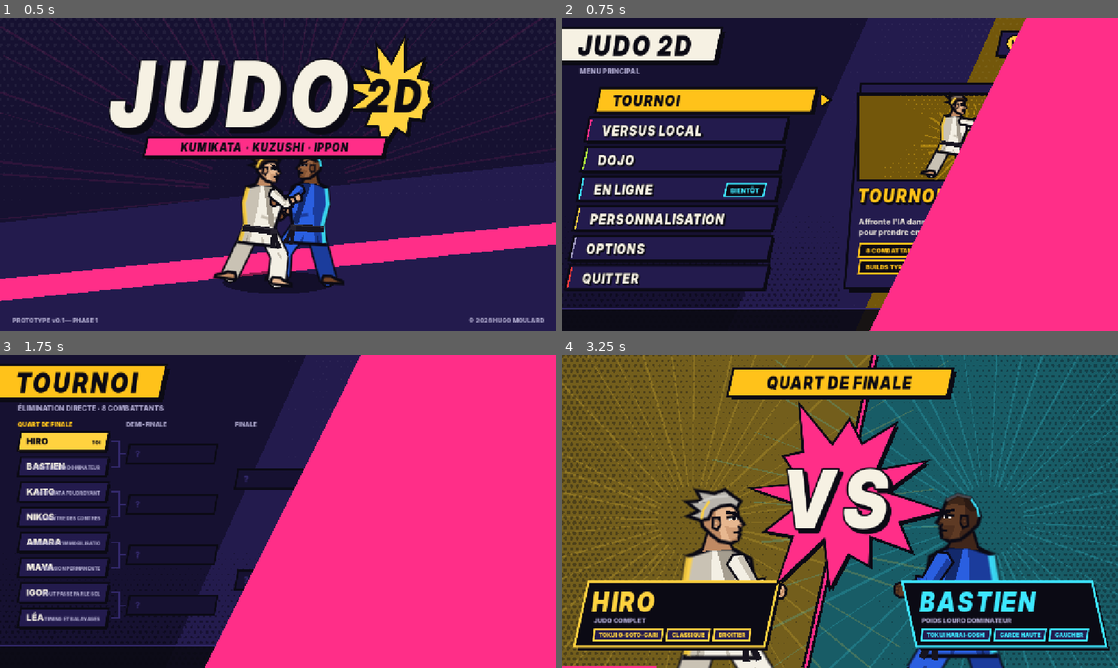
Above: before the commit, frames 1-4 (two rows, left to right).
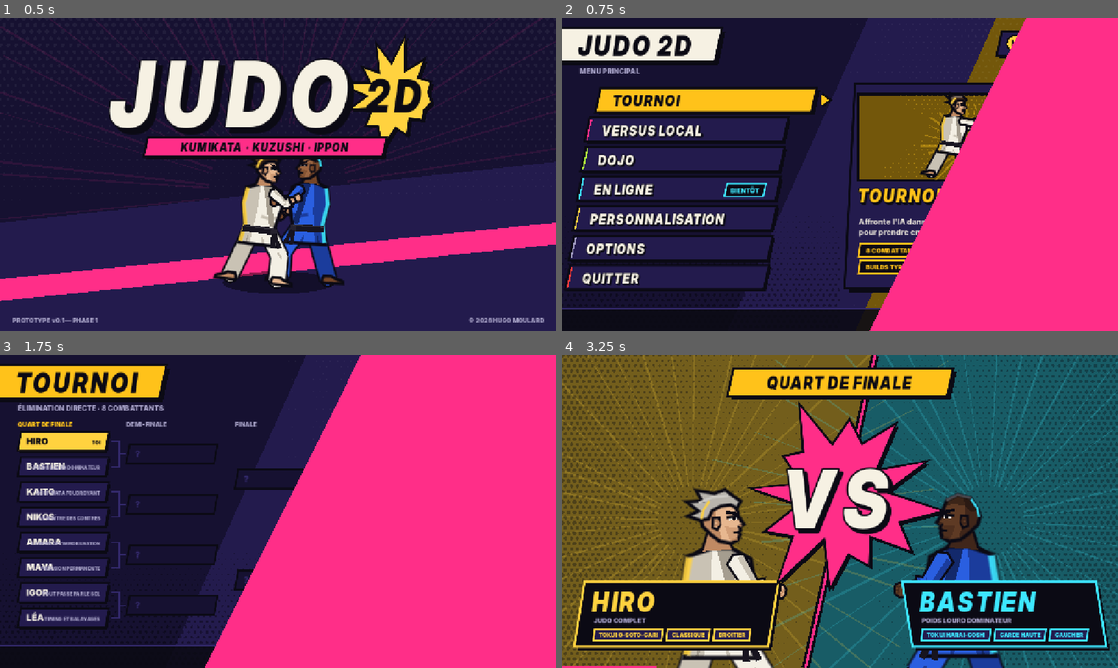
Above: after the commit, the same moments.

Repository: Atsug0/Judo-2d
Game: Godot game, scene res://scenes/main.tscn
Two runs of this game, one before a commit and one after it. Both use one fixed random seed, a clock stepped at 60 frames per second and the inputs below.
Inputs (mouse positions are in pixels of both pictures, inside the frame that each line leads up to):
- Up to frame 1 (0.5 s): no input
- Up to frame 2 (0.75 s): tap Enter (ui_accept) at 0.5 s; move the mouse to (962, 158) at 0.52 s; hold Right from 0.53 s (still down); tap P at 0.6 s; click (962, 158) at 0.67 s
- Up to frame 3 (1.75 s): tap Enter (ui_accept) at 0.77, 1.52 s; move the mouse to (166, 527) at 1.27 s; release Right at 1.28 s; hold Down from 1.28 s (still down); tap R at 1.35 s
- Up to frame 4 (3.25 s): move the mouse to (895, 442) at 2.02 s; release Down at 2.03 s; hold Right 2.03-2.78 s; tap X at 2.1 s; tap Enter (ui_accept) at 2.75, 3.02 s; move the mouse to (812, 574) at 2.77 s; hold Up from 2.78 s (still down); tap P at 2.85 s; click (812, 574) at 2.92 s

Frame 1 is identical in both runs. In frame 2, 0.4% of the frame differs, in the area x 50-54%, y 20-84%; in frame 3, less than 0.1%; in frame 4, 0.7%, in the area x 2-99%, y 71-95%.

Commit message:
Textes : ajustement automatique à la largeur, inclinaison des grands panneaux plafonnée, cartes du dojo à hauteur dynamique, script de captures de contrôle
Co-Authored-By: Claude Opus 5.5 <noreply@anthropic.com>
Claude-Session: https://claude.ai/code/session_01RZLHPCpVQsnYqAEwAQHQd7

Diff:
--- a/scripts/dojo/dojo_session.gd
+++ b/scripts/dojo/dojo_session.gd
@@ -575,18 +575,20 @@
 ## Carte d'introduction de la leçon (au centre).
 func _draw_intro(ci: CanvasItem) -> void:
 	var t = clampf(phase_t / 14.0, 0.0, 1.0)
-	var r = Rect2(240, 190 + (1.0 - t) * 40.0, 800, 300)
+	var intro_lines = Rich.layout(lesson.intro, 690, 19)
+	var hgt = 200.0 + intro_lines.size() * 26.0
+	var r = Rect2(240, clampf(340.0 - hgt * 0.5, 110.0, 300.0) + (1.0 - t) * 40.0, 800, hgt)
 	ci.draw_rect(Rect2(0, 0, W, H), Color(0.04, 0.03, 0.1, 0.45 * t))
 	Style.panel(ci, r, Style.NIGHT_2, Style.GOOD, 4.0, 8.0)
 	var cat_name = ""
 	for c in Lessons.CATEGORIES:
 		if c.id == lesson.cat:
 			cat_name = c.name
-	Style.label(ci, r.position + Vector2(48, 40), "DOJO · %s" % cat_name, 15, Style.GOOD, "black")
-	Style.text(ci, r.position + Vector2(44, 96), String(lesson.title).to_upper(), 46, Style.PAPER, "display")
-	Rich.draw(ci, r.position + Vector2(48, 140), lesson.intro, 680, 19, Style.PAPER)
+	Style.label(ci, r.position + Vector2(48, 40), "DOJO · %s" % cat_name, 15, Style.GOOD, "black", HORIZONTAL_ALIGNMENT_LEFT, 690)
+	Style.text(ci, r.position + Vector2(44, 96), String(lesson.title).to_upper(), 46, Style.PAPER, "display", HORIZONTAL_ALIGNMENT_LEFT, 700)
+	Rich.draw_lines(ci, r.position + Vector2(48, 140), intro_lines, 19, Style.PAPER, 26.0)
 	Style.label(ci, Vector2(r.position.x + 48, r.end.y - 26), "%d ÉTAPES" % lesson.steps.size(), 14, Style.MUTED, "black")
-	var hx = r.end.x - 230
+	var hx = r.end.x - 250
 	Style.pad_button(ci, Vector2(hx, r.end.y - 31), "A", 13.0)
 	Style.label(ci, Vector2(hx + 22, r.end.y - 25), "COMMENCER", 16, Style.PAPER, "black")
 	Style.pad_button(ci, Vector2(hx + 150, r.end.y - 31), "B", 13.0)
@@ -599,8 +601,9 @@
 	var x = 24.0
 	var y = 200.0
 	var w = 440.0
-	var lines = Rich.layout(st.text, w - 48, 19)
-	var tip_lines: Array = Rich.layout(st.tip, w - 48, 15) if st.tip != "" else []
+	var tw = w - 76.0  # marge gauche + coin incliné à droite
+	var lines = Rich.layout(st.text, tw, 19)
+	var tip_lines: Array = Rich.layout(st.tip, tw, 15) if st.tip != "" else []
 	var hgt = 96.0 + lines.size() * 26.0 + (tip_lines.size() * 20.0 + 14.0 if not tip_lines.is_empty() else 0.0)
 	if int(st.count) > 1:
 		hgt += 30.0
@@ -608,8 +611,8 @@
 		hgt += 22.0
 	var r = Rect2(x, y, w, hgt)
 	Style.panel(ci, r, Color(Style.NIGHT_2, 0.94), Style.GOOD if phase == "success" else Style.P1, 4.0, 6.0)
-	Style.label(ci, Vector2(x + 30, y + 26), "ÉTAPE %d / %d  ·  %s" % [step_i + 1, lesson.steps.size(), String(lesson.title).to_upper()], 13, Style.MUTED, "black")
-	Style.text(ci, Vector2(x + 26, y + 62), String(st.title).to_upper(), 30, Style.P1, "display")
+	Style.label(ci, Vector2(x + 30, y + 26), "ÉTAPE %d / %d  ·  %s" % [step_i + 1, lesson.steps.size(), String(lesson.title).to_upper()], 13, Style.MUTED, "black", HORIZONTAL_ALIGNMENT_LEFT, tw)
+	Style.text(ci, Vector2(x + 26, y + 62), String(st.title).to_upper(), 30, Style.P1, "display", HORIZONTAL_ALIGNMENT_LEFT, tw)
 	var yy = y + 92.0
 	Rich.draw_lines(ci, Vector2(x + 30, yy), lines, 19, Style.PAPER, 26.0)
 	yy += lines.size() * 26.0
@@ -624,7 +627,7 @@
 		yy += 22.0
 	if not tip_lines.is_empty():
 		yy += 8.0
-		ci.draw_line(Vector2(x + 30, yy), Vector2(x + w - 40, yy), Style.NIGHT_3, 2.0)
+		ci.draw_line(Vector2(x + 30, yy), Vector2(x + w - 50, yy), Style.NIGHT_3, 2.0)
 		Rich.draw_lines(ci, Vector2(x + 30, yy + 20), tip_lines, 15, Style.MUTED, 20.0)
 
 
@@ -642,10 +645,10 @@
 	ci.draw_rect(Rect2(0, 0, W, H), Color(0.04, 0.03, 0.1, 0.55 * t))
 	var r = Rect2(300, 200, 680, 250)
 	Style.panel(ci, r, Style.GOOD, Style.INK, 5.0, 10.0)
-	Style.text(ci, Vector2(r.position.x, r.position.y + 92), "LEÇON TERMINÉE", 60, Style.INK, "display", HORIZONTAL_ALIGNMENT_CENTER, r.size.x, 2, -1.0)
-	Style.label(ci, Vector2(r.position.x, r.position.y + 132), String(lesson.title).to_upper(), 20, Style.INK, "black", HORIZONTAL_ALIGNMENT_CENTER, r.size.x)
+	Style.text(ci, Vector2(r.position.x + 30, r.position.y + 92), "LEÇON TERMINÉE", 60, Style.INK, "display", HORIZONTAL_ALIGNMENT_CENTER, r.size.x - 60, 2, -1.0)
+	Style.label(ci, Vector2(r.position.x + 30, r.position.y + 132), String(lesson.title).to_upper(), 20, Style.INK, "black", HORIZONTAL_ALIGNMENT_CENTER, r.size.x - 60)
 	var items = [["A", "LEÇON SUIVANTE"], ["X", "RECOMMENCER"], ["B", "DOJO"]]
-	var x = r.position.x + 70
+	var x = r.position.x + 60
 	for it in items:
 		Style.pad_button(ci, Vector2(x, r.end.y - 50), it[0], 14.0)
 		Style.label(ci, Vector2(x + 24, r.end.y - 43), it[1], 18, Style.INK, "black")
@@ -653,11 +656,11 @@
 
 
 func _draw_training_card(ci: CanvasItem) -> void:
-	var r = Rect2(24, 200, 360, 96)
+	var r = Rect2(24, 200, 380, 100)
 	Style.panel(ci, r, Color(Style.NIGHT_2, 0.9), Style.GOOD, 3.0, 5.0)
 	Style.label(ci, Vector2(r.position.x + 28, r.position.y + 28), "PARTENAIRE", 13, Style.MUTED, "black")
-	Style.text(ci, Vector2(r.position.x + 26, r.position.y + 60), Partner.NAMES.get(partner.mode, partner.mode).to_upper(), 24, Style.GOOD, "display")
-	Rich.draw(ci, Vector2(r.position.x + 28, r.position.y + 84), "Pause : réglages · View : replacer", 320, 13, Style.MUTED)
+	Style.text(ci, Vector2(r.position.x + 26, r.position.y + 60), Partner.NAMES.get(partner.mode, partner.mode).to_upper(), 24, Style.GOOD, "display", HORIZONTAL_ALIGNMENT_LEFT, r.size.x - 70)
+	Style.label(ci, Vector2(r.position.x + 28, r.position.y + 86), "Pause : réglages · View : replacer", 13, Style.MUTED, "bold", HORIZONTAL_ALIGNMENT_LEFT, r.size.x - 70)
 
 
 ## Données d'entraînement (à droite) : kuzushi du partenaire, réaction, et ce que donne chaque bouton.
@@ -681,18 +684,18 @@
 	elif u.follow_t > 0:
 		react_txt = "IL SUIT → balaye son pied"
 	if react_txt != "":
-		Style.label(ci, Vector2(x + 26, y + 130), react_txt, 13, Style.GOLD, "black")
+		Style.label(ci, Vector2(x + 30, y + 130), react_txt, 13, Style.GOLD, "black", HORIZONTAL_ALIGNMENT_LEFT, 360)
 	# boutons
 	var bx = x + 26
 	for k in Readout.BUTTONS.size():
 		var pr = Readout.predict(sim, 0, Readout.BUTTONS[k][1])
 		var yy2 = y + 146 + k * 22
 		Style.pad_button(ci, Vector2(bx + 10, yy2 + 8), Readout.BUTTONS[k][0], 10.0)
-		Style.label(ci, Vector2(bx + 30, yy2 + 13), String(pr.name).to_upper(), 13, Style.PAPER, "black")
+		Style.label(ci, Vector2(bx + 30, yy2 + 13), String(pr.name).to_upper(), 13, Style.PAPER, "black", HORIZONTAL_ALIGNMENT_LEFT, 160)
 		var oc = Readout.outcome_label(pr.outcome)
 		if pr.counter_risk and pr.outcome in ["stoppe", "expose"]:
 			oc += " · CONTRE !"
-		Style.label(ci, Vector2(x + 220, yy2 + 13), oc, 13, Readout.outcome_color(pr.outcome), "black")
+		Style.label(ci, Vector2(x + 220, yy2 + 13), oc, 13, Readout.outcome_color(pr.outcome), "black", HORIZONTAL_ALIGNMENT_LEFT, 170)
 
 
 ## Affichage des entrées (bas gauche) : manette en direct + historique.
--- a/scripts/screens/customize_screen.gd
+++ b/scripts/screens/customize_screen.gd
@@ -3,6 +3,7 @@
 ## techniques (15 points), garde et style, profil physique. Plusieurs judokas par joueur.
 
 const Style := preload("res://scripts/ui/style.gd")
+const Rich := preload("res://scripts/ui/rich.gd")
 const Art := preload("res://scripts/view/fighter_art.gd")
 const Build := preload("res://scripts/build.gd")
 
@@ -434,7 +435,7 @@
 		Style.label(self, Vector2(r.position.x, r.position.y + 250), "← → pour choisir une technique", 18, Style.MUTED, "bold", HORIZONTAL_ALIGNMENT_CENTER, r.size.x)
 		return
 	var x0 = r.position.x + 36
-	Style.text(self, Vector2(x0, r.position.y + 66), e.name.to_upper(), 46, Style.P1, "display")
+	Style.text(self, Vector2(x0, r.position.y + 66), e.name.to_upper(), 46, Style.P1, "display", HORIZONTAL_ALIGNMENT_LEFT, r.size.x - 72)
 	# puces : famille, jouable, tokui
 	var cx = x0
 	var chips = [[e.family.to_upper(), Style.PAPER]]
@@ -465,7 +466,7 @@
 	var gy = r.position.y + 330
 	draw_line(Vector2(x0, gy), Vector2(r.end.x - 40, gy), Style.NIGHT_3, 2.0)
 	Style.label(self, Vector2(x0, gy + 32), "GARDE FAVORABLE", 13, Style.MUTED, "black")
-	Style.label(self, Vector2(x0, gy + 58), e.garde, 20, Style.PAPER, "bold")
+	Rich.draw(self, Vector2(x0, gy + 56), String(e.garde), r.size.x - 240, 18, Style.PAPER)
 	# coût
 	var cr2 = Rect2(r.end.x - 170, r.end.y - 76, 130, 52)
 	Style.panel(self, cr2, Style.P1, Style.INK, 4.0, 6.0)
--- a/scripts/screens/dojo_screen.gd
+++ b/scripts/screens/dojo_screen.gd
@@ -91,7 +91,7 @@
 		var fill = Style.GOOD if sel and focus == 0 else (Style.NIGHT_3 if sel else Style.NIGHT_2)
 		Style.panel(self, r, fill, Style.INK, 4.0, 6.0)
 		var tcol = Style.INK if sel and focus == 0 else Style.PAPER
-		Style.text(self, Vector2(r.position.x + 30, r.position.y + 39), cats[k].name, 26, tcol, "display", HORIZONTAL_ALIGNMENT_LEFT, -1, 3, 0.0)
+		Style.text(self, Vector2(r.position.x + 30, r.position.y + 39), cats[k].name, 26, tcol, "display", HORIZONTAL_ALIGNMENT_LEFT, 230, 3, 0.0)
 		if cats[k].id != "training":
 			var ls = Lessons.in_category(cats[k].id)
 			var ids = ls.map(func(l): return l.id)
@@ -112,7 +112,7 @@
 			Style.panel(self, r2, Style.P1 if sel2 else Style.NIGHT_2, Style.INK, 3.0, 4.0)
 			var done2 = Progress.is_done(list[k].id)
 			Style.label(self, Vector2(r2.position.x + 24, r2.position.y + 28), "%02d" % (k + 1), 15, Style.INK if sel2 else Style.MUTED, "black")
-			Style.label(self, Vector2(r2.position.x + 62, r2.position.y + 28), String(list[k].title).to_upper(), 17, Style.INK if sel2 else Style.PAPER, "black")
+			Style.label(self, Vector2(r2.position.x + 62, r2.position.y + 28), String(list[k].title).to_upper(), 17, Style.INK if sel2 else Style.PAPER, "black", HORIZONTAL_ALIGNMENT_LEFT, 270)
 			if done2:
 				var c = Vector2(r2.end.x - 30, r2.position.y + 21)
 				draw_circle(c, 11.0, Style.INK)
@@ -124,13 +124,24 @@
 			var dr = Rect2(810, 168, 440, 446)
 			Style.panel(self, dr, Style.NIGHT_2, Style.GOOD, 4.0, 8.0)
 			Style.label(self, dr.position + Vector2(34, 36), cats[cat_i].name, 14, Style.GOOD, "black")
-			Style.text(self, dr.position + Vector2(30, 82), String(l.title).to_upper(), 34, Style.PAPER, "display")
-			var hh = Rich.draw(self, dr.position + Vector2(34, 122), l.intro, 380, 16, Style.PAPER)
-			var sy = dr.position.y + 140 + hh
-			Style.label(self, Vector2(dr.position.x + 34, sy), "ÉTAPES", 13, Style.MUTED, "black")
-			for k in mini(l.steps.size(), 5):
-				Style.label(self, Vector2(dr.position.x + 34, sy + 24 + k * 22), "%d · %s" % [k + 1, l.steps[k].title], 15, Style.PAPER, "bold")
-	Style.label(self, Vector2(400, 650), cats[cat_i].desc, 15, Style.MUTED, "bold", HORIZONTAL_ALIGNMENT_LEFT, 840)
+			Style.text(self, dr.position + Vector2(30, 82), String(l.title).to_upper(), 34, Style.PAPER, "display", HORIZONTAL_ALIGNMENT_LEFT, 370)
+			var lines = Rich.layout(l.intro, 360, 16)
+			var max_lines = 11
+			if lines.size() > max_lines:
+				lines = lines.slice(0, max_lines)
+			Rich.draw_lines(self, dr.position + Vector2(34, 122), lines, 16, Style.PAPER, 22.0)
+			var sy = dr.position.y + 132 + lines.size() * 22.0
+			var room = int((dr.end.y - 24 - sy - 24) / 22.0)
+			if room > 0:
+				Style.label(self, Vector2(dr.position.x + 34, sy), "ÉTAPES", 13, Style.MUTED, "black")
+				var n = mini(l.steps.size(), room)
+				for k in n:
+					var st_txt = "%d · %s" % [k + 1, l.steps[k].title]
+					if k == n - 1 and n < l.steps.size():
+						st_txt = "… et %d autres étapes" % (l.steps.size() - k)
+					Style.label(self, Vector2(dr.position.x + 34, sy + 24 + k * 22), st_txt, 15, Style.PAPER, "bold", HORIZONTAL_ALIGNMENT_LEFT, 360)
+	if cats[cat_i].id != "training":
+		Rich.draw(self, Vector2(400, 640), cats[cat_i].desc, 840, 14, Style.MUTED)
 	Style.hints(self, [["A", "Choisir"], ["B", "Retour"]])
 
 
@@ -149,7 +160,7 @@
 	var y = r.position.y + 112
 	for ptxt in points:
 		draw_circle(Vector2(r.position.x + 46, y - 6), 5.0, Style.GOOD)
-		y += Rich.draw(self, Vector2(r.position.x + 62, y), ptxt, 740, 17, Style.PAPER) + 10
+		y += Rich.draw(self, Vector2(r.position.x + 62, y), ptxt, 500, 17, Style.PAPER) + 8
 	# deux judokas en garde
 	var sc = 2.1
 	var xa = Art.stand_xform(Vector2(r.end.x - 230, r.end.y - 18), 1, 0.05, sc, 0.2)
--- a/scripts/ui/style.gd
+++ b/scripts/ui/style.gd
@@ -33,6 +33,7 @@
 const MAT_SAFETY_SHADE := Color("1d3f9e")
 
 const SLANT := 0.22  # inclinaison des panneaux (décalage horizontal / hauteur)
+const SLANT_MAX := 24.0  # décalage maximal en pixels (grands panneaux de texte)
 
 static var _fonts := {}
 
@@ -71,6 +72,8 @@
 		kind: String = "display", align: int = HORIZONTAL_ALIGNMENT_LEFT, width: float = -1,
 		outline: int = 0, shadow: float = 0.0) -> void:
 	var f := font(kind)
+	if width > 0.0:
+		size = fit_size(s, size, width, kind)
 	# texte sombre sur fond vif (éléments sélectionnés) : pas de contour d'encre, sinon il « bave »
 	if color.get_luminance() < 0.2:
 		ci.draw_string(f, pos, s, align, width, size, color)
@@ -89,7 +92,17 @@
 ## Texte simple, sans contour (petits libellés sur fond uni).
 static func label(ci: CanvasItem, pos: Vector2, s: String, size: int, color: Color,
 		kind: String = "ui", align: int = HORIZONTAL_ALIGNMENT_LEFT, width: float = -1) -> void:
+	if width > 0.0:
+		size = fit_size(s, size, width, kind)
 	ci.draw_string(font(kind), pos, s, align, width, size, color)
+
+
+## Plus grande taille (<= size) pour que `s` tienne dans `max_w` pixels.
+static func fit_size(s: String, size: int, max_w: float, kind: String = "display") -> int:
+	var w := text_width(s, size, kind)
+	if w <= max_w or w <= 0.0:
+		return size
+	return maxi(8, int(floor(size * max_w / w)))
 
 
 static func text_width(s: String, size: int, kind: String = "display") -> float:
@@ -99,7 +112,8 @@
 # --- Formes ------------------------------------------------------------------
 ## Parallélogramme incliné (forme de base de toute l'interface).
 static func slant_points(r: Rect2, slant: float = SLANT, flip: bool = false) -> PackedVector2Array:
-	var o := r.size.y * slant
+	# décalage plafonné : un grand panneau reste lisible (le texte ne déborde pas des coins)
+	var o := minf(r.size.y * slant, SLANT_MAX)
 	if flip:
 		return PackedVector2Array([r.position, Vector2(r.end.x - o, r.position.y), r.end, Vector2(r.position.x + o, r.end.y)])
 	return PackedVector2Array([Vector2(r.position.x + o, r.position.y), Vector2(r.end.x, r.position.y),
--- /dev/null
+++ b/tools/list_lessons.gd
@@ -0,0 +1,6 @@
+extends SceneTree
+## Liste les leçons du dojo (id, catégorie, longueur de l'intro).
+func _init() -> void:
+	for l in preload("res://scripts/dojo/lessons.gd").all():
+		print("%s %s %d %d" % [l.id, l.cat, String(l.intro).length(), l.steps.size()])
+	quit()
Not shown, added: scripts/dojo/dojo_session.gd.uid
Not shown, added: scripts/dojo/lessons.gd.uid
Not shown, added: scripts/dojo/partner.gd.uid
Not shown, added: scripts/dojo/progress.gd.uid
Not shown, added: scripts/screens/dojo_screen.gd.uid
Not shown, added: scripts/ui/rich.gd.uid
Not shown, added: scripts/view/readout.gd.uid
Not shown, added: tools/list_lessons.gd.uid
Not shown, added: tools/video/find_seed.gd.uid
Not shown, added: tools/capture_texts.sh
